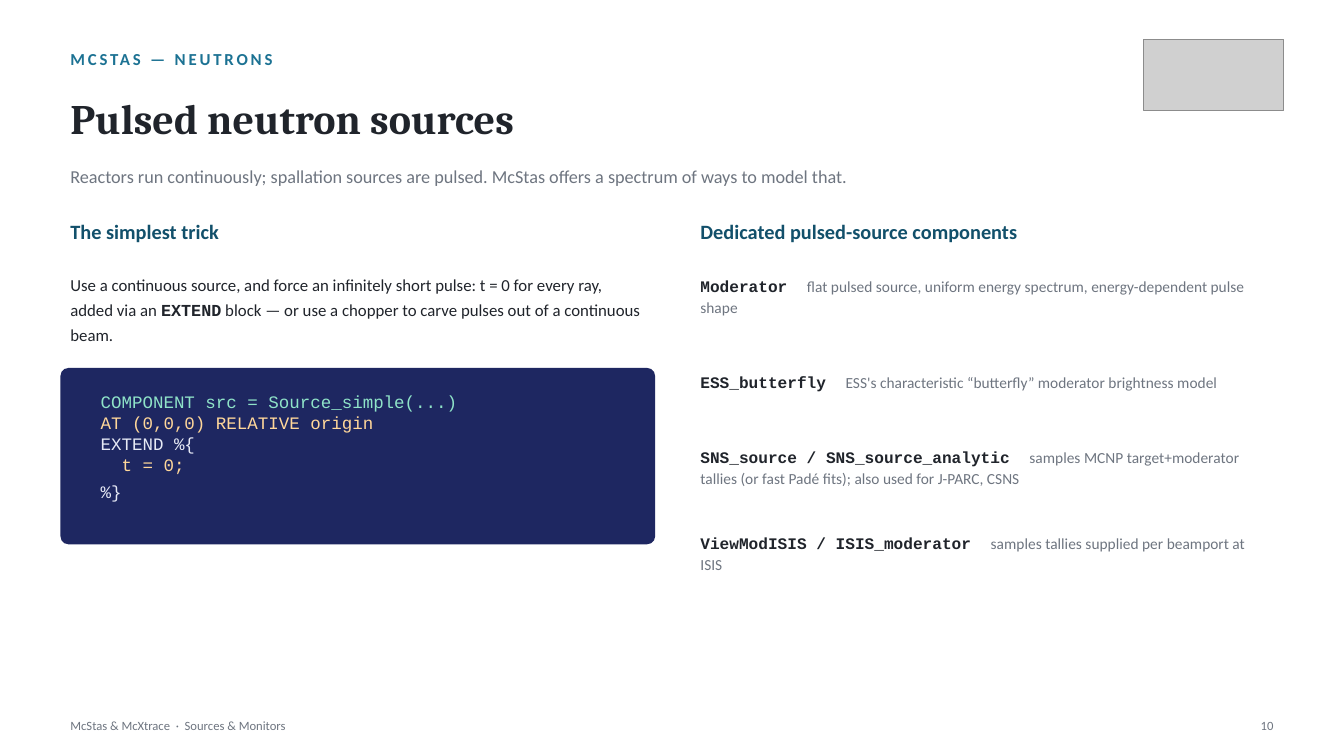
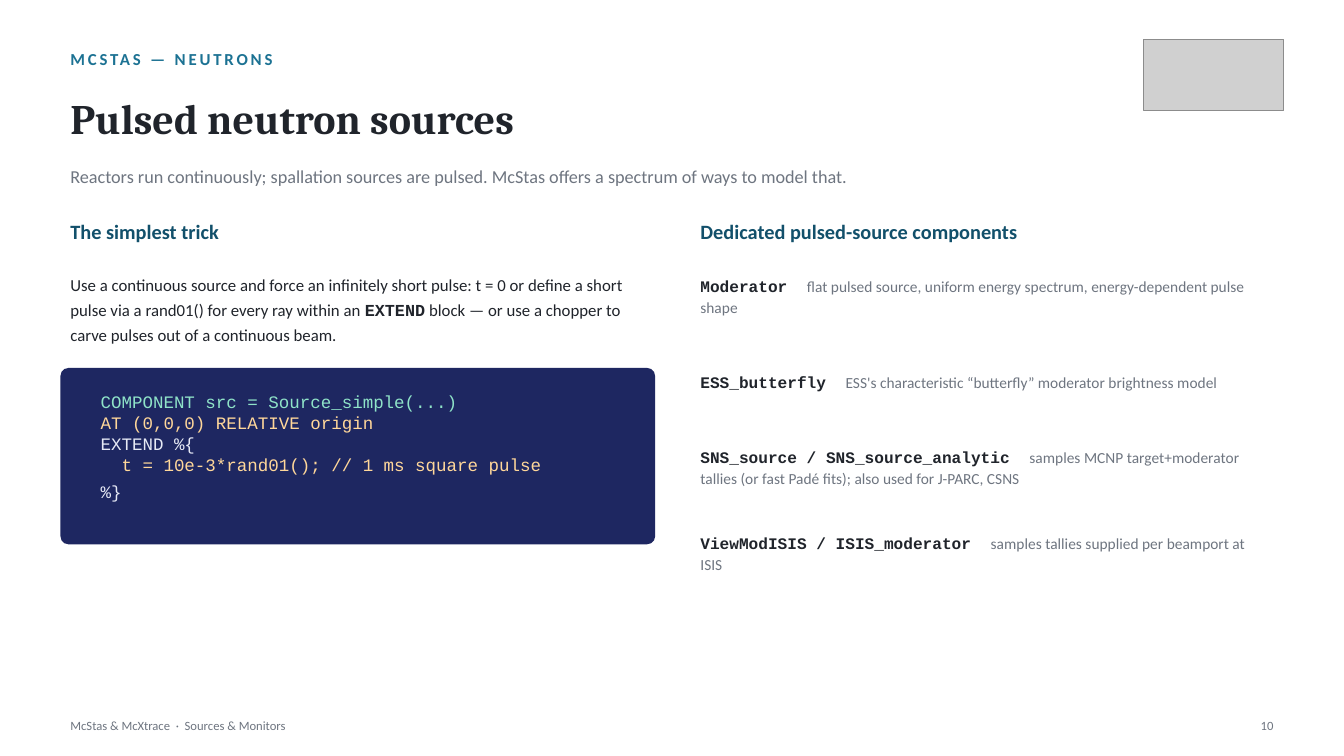
Before and after one commit to mccode-dev/PaNRAID, a slide deck: slide 10 of 22_September_Tuesday/morning_sources_detectors/02_Sources_Monitors/McStas_McXtrace_Sources_and_Monitors.pptx. Drawn at 1344x756 pixels with LibreOffice and Linux fonts; fonts in the diff are those of the drawing; grey boxes stand for pictures. Boxes give left, top, right and bottom in pixels: in the first picture for what was removed or moved away, otherwise in the second. Text is boxed around its words. In the diff, an @@ line names an element or a change of style, - is before the commit and + after.

Commit message:
Final touches on Sources_and_Monitors

```diff
--- a/22_September_Tuesday/morning_sources_detectors/02_Sources_Monitors/McStas_McXtrace_Sources_and_Monitors.pptx
+++ b/22_September_Tuesday/morning_sources_detectors/02_Sources_Monitors/McStas_McXtrace_Sources_and_Monitors.pptx
@@ text at [70, 279, 623, 344]: text changed @@
-Use a continuous source, and force an infinitely short pulse: t = 0 for every ray, added via an EXTEND block — or use a chopper to carve pulses out of a continuous beam.
+Use a continuous source and force an infinitely short pulse: t = 0 or define a short pulse via a rand01() for every ray within an EXTEND block — or use a chopper to carve pulses out of a continuous beam.
@@ text at [101, 396, 541, 475]: text changed; text colour #8FE3C8 to #FFD79A @@
-COMPONENT src = Source_simple(...)
-AT (0,0,0) RELATIVE origin
-EXTEND %{
-t = 0;
-%}
+COMPONENT src = Source_simple(...)
+AT (0,0,0) RELATIVE origin
+EXTEND %{
+t = 10e-3*rand01(); // 1 ms square pulse
+%}
```
Also in this commit, not shown: 5 other slides changed, 1 slide added.
